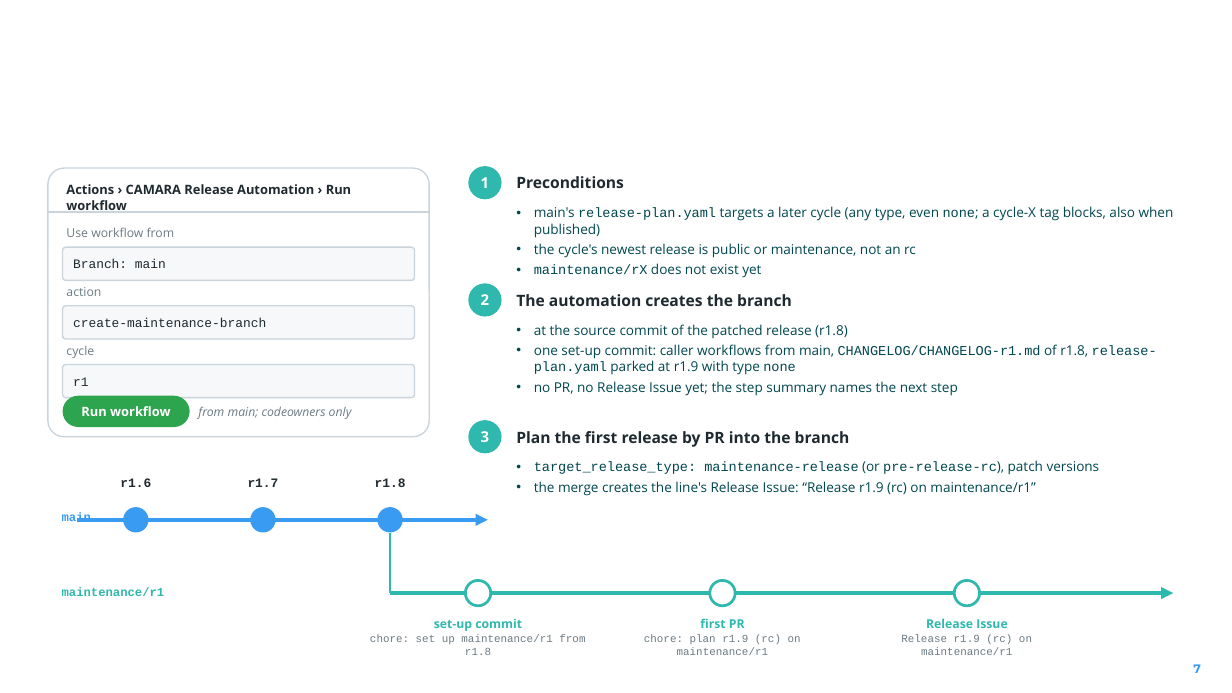
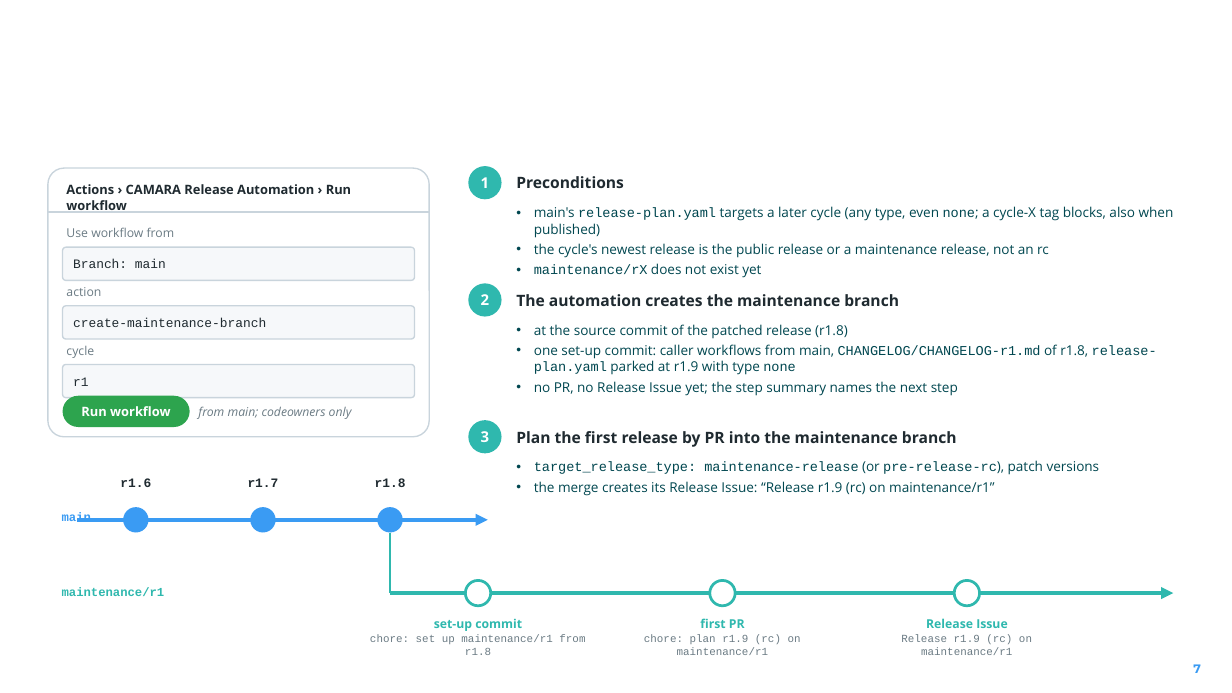
Before and after one commit to camaraproject/ReleaseManagement, a slide deck: slide 7 of documentation/SupportingDocuments/2026-10-27_CAMARA_Release_Process_Refactor_Update.pptx. Drawn at 1232x693 pixels with LibreOffice and Linux fonts; fonts in the diff are those of the drawing; background and template pictures are left out. Boxes give left, top, right and bottom in pixels: in the first picture for what was removed or moved away, otherwise in the second. Text is boxed around its words. In the diff, an @@ line names an element or a change of style, - is before the commit and + after.

```diff
--- a/documentation/SupportingDocuments/2026-10-27_CAMARA_Release_Process_Refactor_Update.pptx
+++ b/documentation/SupportingDocuments/2026-10-27_CAMARA_Release_Process_Refactor_Update.pptx
@@ text at (x1=534, y1=243, x2=1049, y2=258): text changed @@
-• the cycle's newest release is public or maintenance, not an rc
+• the cycle's newest release is the public release or a maintenance release, not an rc
@@ text at (x1=516, y1=294, x2=899, y2=306): text changed @@
-The automation creates the branch
+The automation creates the maintenance branch
@@ text at (x1=516, y1=431, x2=957, y2=447): text changed @@
-Plan the first release by PR into the branch
+Plan the first release by PR into the maintenance branch
@@ text at (x1=534, y1=481, x2=994, y2=496): text changed @@
-• the merge creates the line's Release Issue: “Release r1.9 (rc) on maintenance/r1”
+• the merge creates its Release Issue: “Release r1.9 (rc) on maintenance/r1”
```
Also in this commit, not shown: 12 other slides changed, 1 other file.
